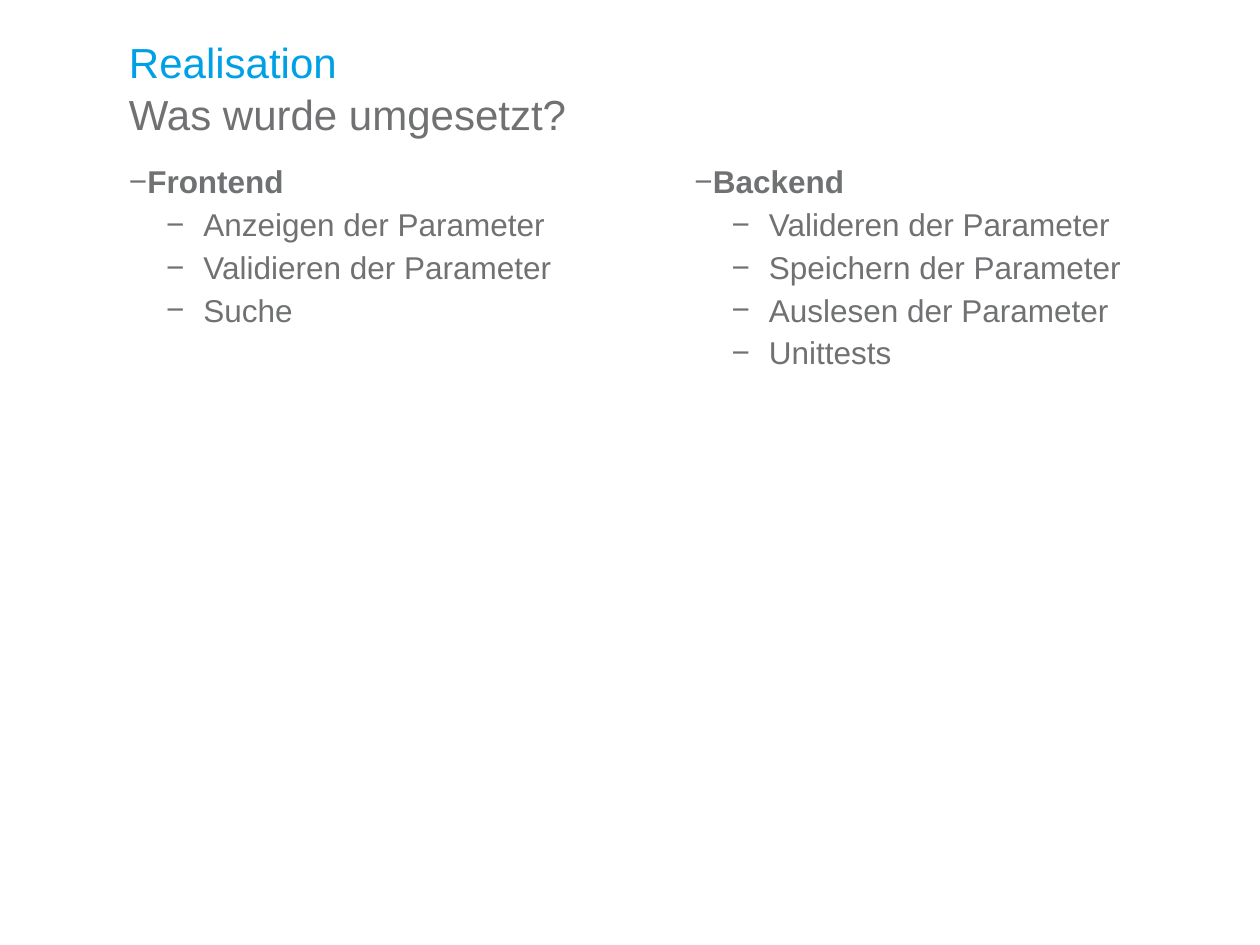
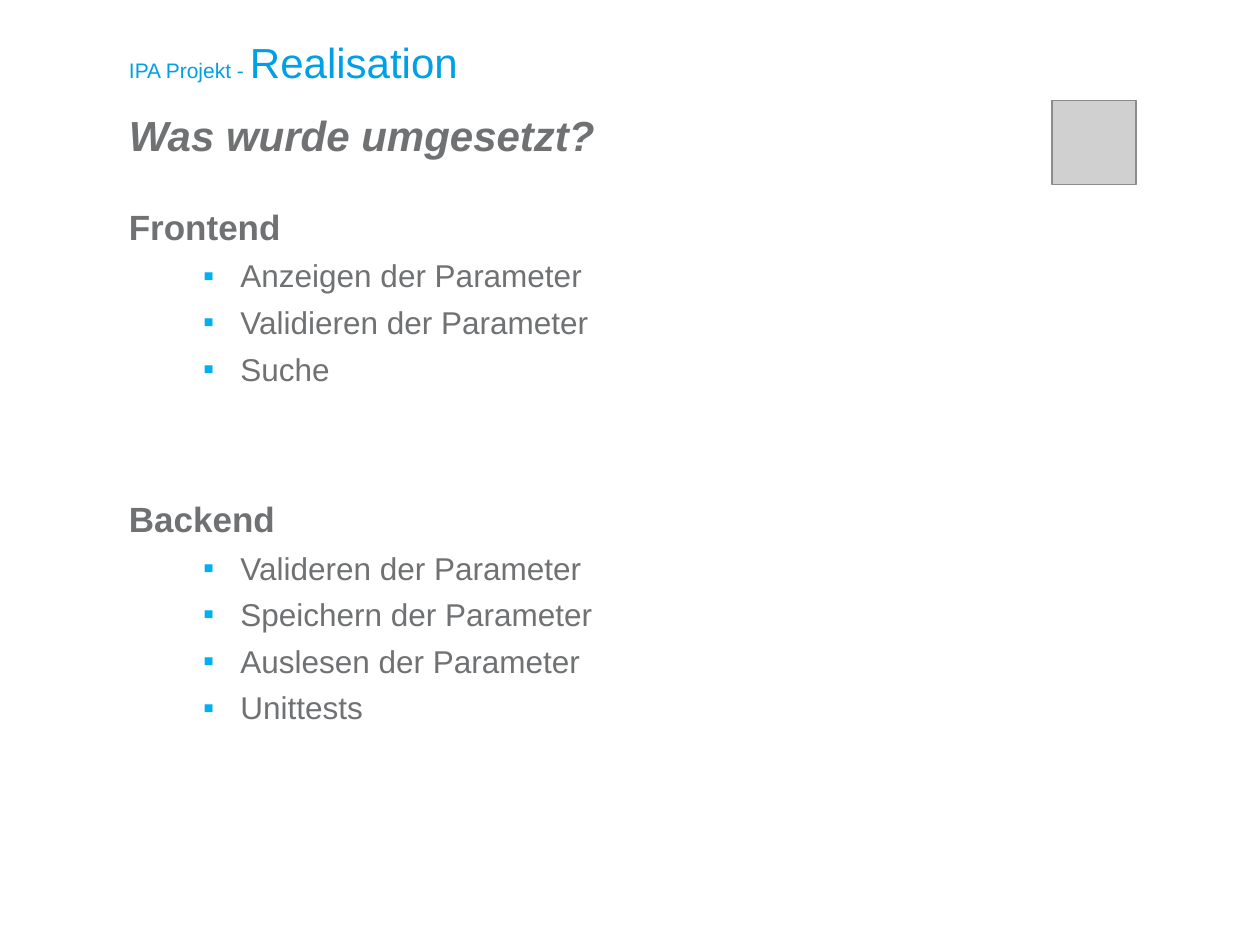
Before and after one commit to kre-cmi/IPA-KRE, a slide deck: slide 17 of doc/Zentralisierte Parameterverwaltung Präsentation.pptx. Drawn at 1260x945 pixels with LibreOffice and Linux fonts; fonts in the diff are those of the drawing; grey boxes stand for pictures; background and template pictures are left out. Boxes give left, top, right and bottom in pixels: in the first picture for what was removed or moved away, otherwise in the second. Text is boxed around its words. In the diff, an @@ line names an element or a change of style, - is before the commit and + after.

```diff
--- a/doc/Zentralisierte Parameterverwaltung Präsentation.pptx
+++ b/doc/Zentralisierte Parameterverwaltung Präsentation.pptx
@@ title at [129,47,458,82]: text changed; size 24 to 12 pt @@
-Realisation
+IPA Projekt - Realisation
@@ text "Was wurde umgesetzt?": place and size @@
-text "Was wurde umgesetzt?" at [129,99,566,139]
+text "Was wurde umgesetzt?" at [129,120,594,160]
@@ text "Was wurde umgesetzt?" at [129,120,594,160]: bold on, italic on @@
@@ picture added at [1052,101,1137,185] @@
@@ text removed at [147,170,551,323] @@
-− Frontend
-  − Anzeigen der Parameter
-  − Validieren der Parameter
-  − Suche
@@ text "Frontend": place and size @@
-text "Frontend" at [713,170,1121,365]
+text "Frontend" at [129,214,592,720]
@@ text at [129,214,588,382]: paragraphs added @@
+Frontend
+    ▪ Anzeigen der Parameter
+    ▪ Validieren der Parameter
+    ▪ Suche
@@ text at [129,506,592,720]: size 18 to 20 pt in "Backend"; bullet − to none; line spacing 0.9 to 1; bullet − to ▪; list level 2 to 3 in "Valideren der Parameter"; list level 2 to 3 in "Speichern der Parameter"; list level 2 to 3 in "Auslesen der Parameter"; list level 2 to 3 in "Unittests" @@
```
Also in this commit, not shown: 14 other slides changed, 10 slides added, 3 slides removed.
